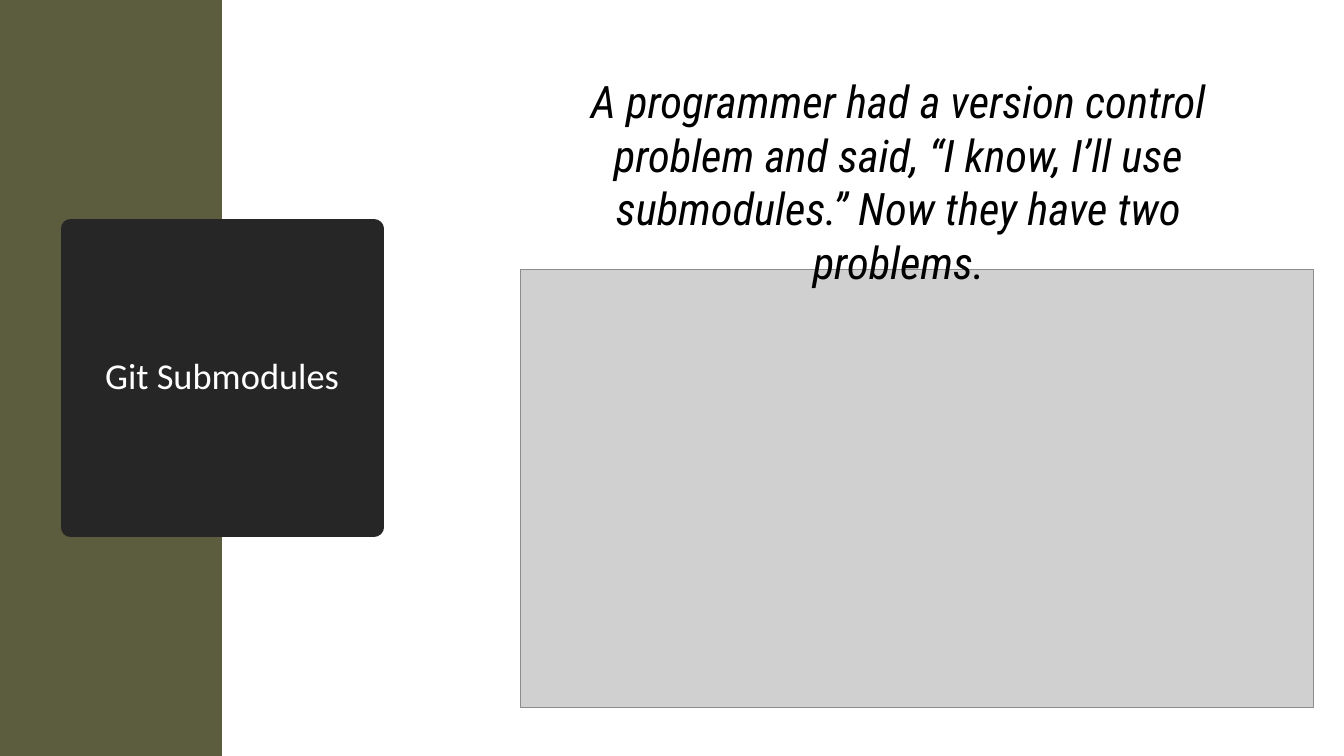
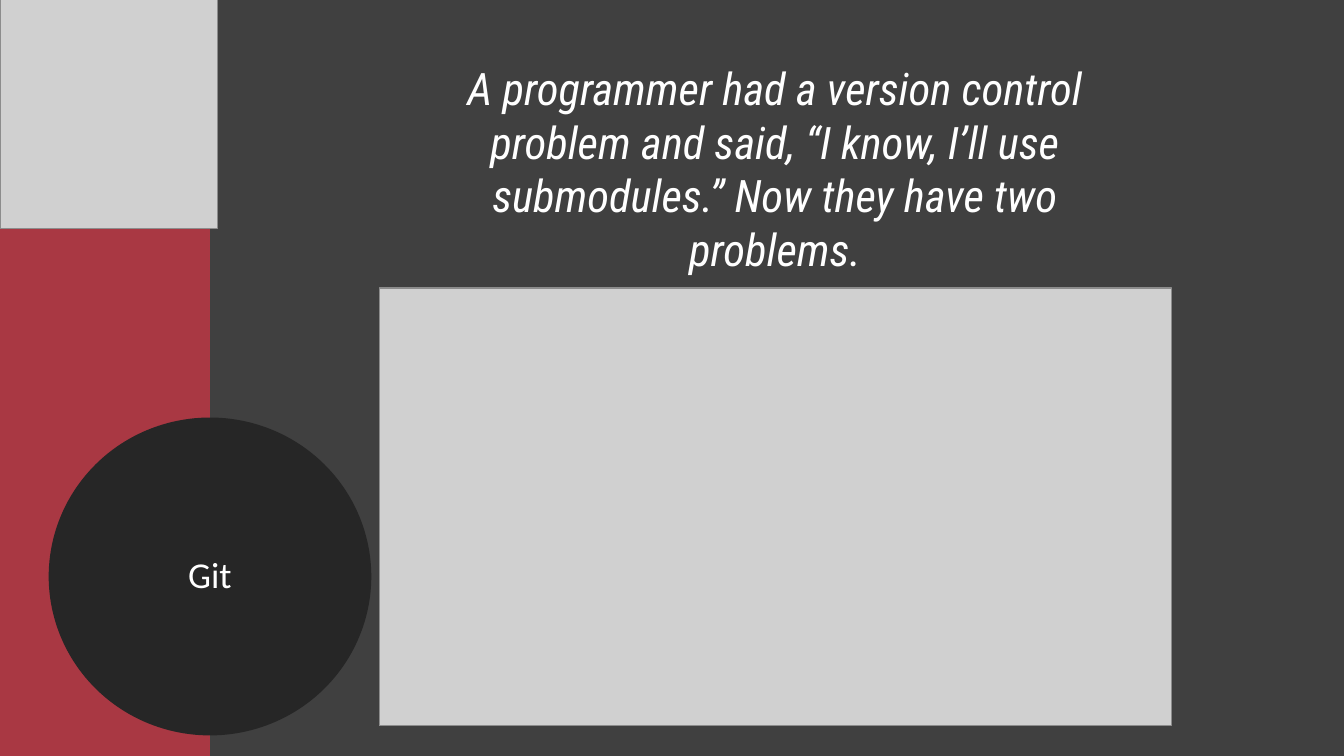
Before and after one commit to Xapuu/programingStuff, a slide deck: slide 7 of ngMeetup.pptx (slide 9 before the commit). Drawn at 1344x756 pixels with LibreOffice and Linux fonts; fonts in the diff are those of the drawing; grey boxes stand for pictures. Boxes give left, top, right and bottom in pixels: in the first picture for what was removed or moved away, otherwise in the second. Text is boxed around its words. In the diff, an @@ line names an element or a change of style, - is before the commit and + after.

```diff
--- a/ngMeetup.pptx
+++ b/ngMeetup.pptx
@@ background #FFFFFF to #404040 @@
@@ rectangle: place and size @@
-rectangle at (0, 0, 222, 756)
+rectangle at (0, 0, 210, 756)
@@ rectangle at (0, 0, 210, 756): fill #5C5C3E to #A93843 @@
@@ picture added at (0, 0, 218, 229) @@
@@ text "A programmer had a version ...": place and size @@
-text "A programmer had a version ..." at (591, 84, 1205, 235)
+text "A programmer had a version ..." at (467, 71, 1082, 222)
@@ text "A programmer had a version ..." at (467, 71, 1082, 222): text colour #000000 to #FFFFFF @@
@@ title removed at (71, 229, 374, 527) @@
-Git Submodules
@@ picture: place and size @@
-picture at (521, 269, 1314, 707)
+picture at (379, 288, 1172, 726)
@@ ellipse added at (58, 427, 362, 726), fill #262626, outline #262626 13.75 pt, 26 pt, text #FFFFFF @@
+Git
```
Also in this commit, not shown: 7 other slides changed, 14 slides added, 4 slides removed, 1 other file.
